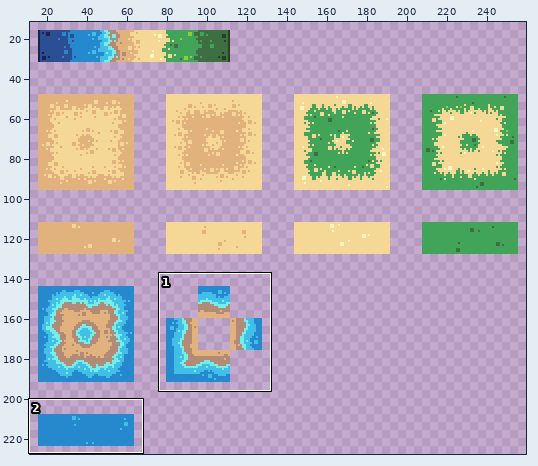
Two versions of one pixel-art file, Terrain_Basic.aseprite. Above: a wide view before the commit, with the close-up outlined.
Close-up. First the earlier version:
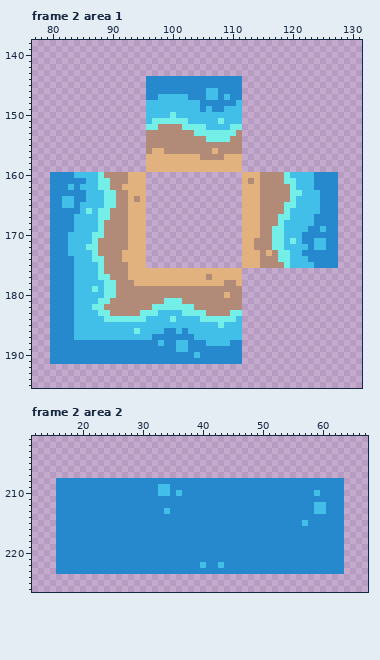
512x512 pixels, 8 frames. Shown: frame 2 area 1: x 77..131, y 138..195; frame 2 area 2: x 12..67, y 201..226. The wide view leaves out empty margins. The commit also changed other frames or places, which this record leaves out.
After:
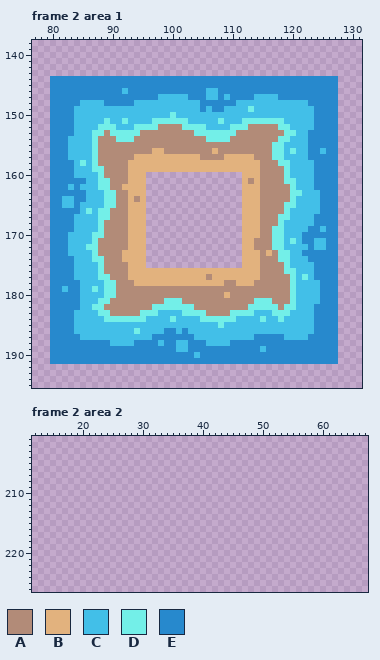
Palette (. is transparent): A #b28b78  B #e2b27e  C #42bfe8  D #73efe8  E #2789cd
The commit says: Water half done
The edit:
--- frame 2 area 1
@@ x 77..131 @@
 143 .......................................................
-144 ...................EEEEEEEEEEEEEEEE....................
-145 ...................EEEEEEEEEEEEEEEE....................
-146 ...................EEEEEEEEEECCEEEE....................
-147 ...................EECCCCCEEECCECEE....................
-148 ...................CCCCCCCCCEEEEEEC....................
-149 ...................CCCCCCCCCECEECCC....................
-150 ...................CCCCDCCCCCCCCCCC....................
-151 ...................CDDDDDDCCCCCDCCC....................
-152 ...................DDAAAADDDDCCCCDD....................
-153 ...................AAAAAAAADDDDDDDA....................
-154 ...................AAAAAAAAAADDDDAA....................
-155 ...................AAAAAAAAAAAAAAAA....................
-156 ...................ABBAAAAAAAABAAAA....................
-157 ...................BBBBBBBBBAAAABBB....................
-158 ...................BBBBBBBBBBBBBBBB....................
-159 ...................BBBBBBBBBBBBBBBB....................
+144 ...EEEEEEEEEEEEEEEEEEEEEEEEEEEEEEEEEEEEEEEEEEEEEEEE....
+145 ...EEEEEEEEEEEEEEEEEEEEEEEEEEEEEEEEEEEEEEEEEEEEEEEE....
+146 ...EEEEEEEEEEEECEEEEEEEEEEEEECCEEEEEEEEEEEEEEEEEEEE....
+147 ...EEEEEEEEEEEEEEEEEECCCCCEEECCECEEEECCCCEEEEEEEEEE....
+148 ...EEEEECCCCEEEEECCCCCCCCCCCEEEEEECCCCCCCCCCCCEEEEE....
+149 ...EEEECCCCCCCCCCCCCCCCCCCCCECEECCCCDCCCCCCCCCCEEEE....
+150 ...EEEECCCCCCCCCCCCCCCCDCCCCCCCCCCCCCCCCCCCCCCCEEEE....
+151 ...EEEECCCCCDCCDCCCCDDDDDDCCCCCDCCCDDDDDDDCCCCCEEEE....
+152 ...EEEECCCCDDDCCCDDDDAAAADDDDCCCCDDDAAAAADDCCCCEEEE....
+153 ...EEEECCCDDADDDDDAAAAAAAAADDDDDDDAAAAAAAADDCCEEEEE....
+154 ...EEECCCCDAAADDDAAAAAAAAAAAADDDDAAAAAAAADDCCCEEEEE....
+155 ...EEECCCCDAAAAAAAAAAAAAAAAAAAAAAAAAAAAADDCCCCEEEEE....
+156 ...EEECCCCDAAAAAAAAABBAAAAAAAABAAAAAAAAADDCDCCEECEE....
+157 ...EEECCCCDAAAAAABBBBBBBBBBBAAAABBBBBAAADDCCCCEEEEE....
+158 ...EEEECDCDAAAAABBBBBBBBBBBBBBBBBBBBBBAAADDCCCCEEEE....
+159 ...EEEECCCDDAAAABBBBBBBBBBBBBBBBBBBBBBAAAADCCCCEEEE....
 160 ...EEEECCCCDAAAABBB................BBBAAAADCCCCEEEE....
@@ x 77..131 @@
 175 ...EEEECCCCDAAAABBB................BBBAAAADCCCCEEEE....
-176 ...EEEECCCCDAAAABBBBBBBBBBBBBBBBBBB....................
-177 ...EEEECCCCDDAAABBBBBBBBBBBBBABBBBB....................
-178 ...EEEECCCCCDDAAABBBBBBBBBBBBBBBAAB....................
-179 ...EEEECCCDCDDAAAAAAAAAAAAAAAAAAAAA....................
-180 ...EEEECCCCCDDAAAAAAAAAAAAAAAAAABAA....................
-181 ...EEEECCCCDDAAAAAAAAADDDAAAAAAAAAA....................
-182 ...EEEECCCDDAAAAAAAADDDDDDDAAAAAAAA....................
-183 ...EEEECCCCDDAAAAADDDCCCCDDDDAAAADD....................
-184 ...EEEECCCCCDDDDDDDCCCCDCCCCDDDDDDC....................
-185 ...EEEECCCCCCCCCCCCCCCCCCCCCCCCDCCC....................
-186 ...EEEECCCCCCCCCCDCCCCEECECCCCCCCCC....................
-187 ...EEEECCCCCCCCCCCCCEEEEEEECCCCCCCC....................
-188 ...EEEEEEEEEEEEEEEEEECEECCEEECCCCEE....................
-189 ...EEEEEEEEEEEEEEEEEEEEECCEEEEEEEEE....................
-190 ...EEEEEEEEEEEEEEEEEEEEEEEECEEEEEEE....................
-191 ...EEEEEEEEEEEEEEEEEEEEEEEEEEEEEEEE....................
+176 ...EEEECCCCDAAAABBBBBBBBBBBBBBBBBBBBBBAAAADDCCCEEEE....
+177 ...EEEECCCCDDAAABBBBBBBBBBBBBABBBBBBBBAAAAADCDCEEEE....
+178 ...EEEEECCCCDDAAABBBBBBBBBBBBBBBAABBBAAAAAADCCCCEEE....
+179 ...EECEECCDCDDAAAAAAAAAAAAAAAAAAAAAAAAAAAAADCCCCEEE....
+180 ...EEEEECCCCDDAAAAAAAAAAAAAAAAAABAAAAAAAAAADCCCCEEE....
+181 ...EEEEECCCDDAAAAAAAAADDDAAAAAAAAAAAADDDAAADCCCCEEE....
+182 ...EEEEECCDDAAAAAAAADDDDDDDAAAAAAAAADDDDDADDCCCEEEE....
+183 ...EEEECCCCDDAAAAADDDCCCCDDDDAAAADDDDCCCDDDCCCCEEEE....
+184 ...EEEECCCCCDDDDDDDCCCCDCCCCDDDDDDCCCCDCCDCCCCCEEEE....
+185 ...EEEECCCCCCCCCCCCCCCCCCCCCCCCDCCCCCCCCCCCCCCCEEEE....
+186 ...EEEECCCCCCCCCCDCCCCEECECCCCCCCCCCCCCCCCCCCCCEEEE....
+187 ...EEEEECCCCCCCCCCCCEEEEEEECCCCCCCCCCEEEEECCCCEEEEE....
+188 ...EEEEEEEEEECCCCEEEECEECCEEECCCCEEEEEEEEEEEEEEEEEE....
+189 ...EEEEEEEEEEEEEEEEEEEEECCEEEEEEEEEEEECEEEEEEEEEEEE....
+190 ...EEEEEEEEEEEEEEEEEEEEEEEECEEEEEEEEEEEEEEEEEEEEEEE....
+191 ...EEEEEEEEEEEEEEEEEEEEEEEEEEEEEEEEEEEEEEEEEEEEEEEE....
 192 .......................................................
--- frame 2 area 2
@@ x 12..67 @@
 207 ........................................................
-208 ....EEEEEEEEEEEEEEEEEEEEEEEEEEEEEEEEEEEEEEEEEEEEEEEE....
-209 ....EEEEEEEEEEEEEEEEECCEEEEEEEEEEEEEEEEEEEEEEEEEEEEE....
-210 ....EEEEEEEEEEEEEEEEECCECEEEEEEEEEEEEEEEEEEEEEECEEEE....
-211 ....EEEEEEEEEEEEEEEEEEEEEEEEEEEEEEEEEEEEEEEEEEEEEEEE....
-212 ....EEEEEEEEEEEEEEEEEEEEEEEEEEEEEEEEEEEEEEEEEEECCEEE....
-213 ....EEEEEEEEEEEEEEEEEECEEEEEEEEEEEEEEEEEEEEEEEECCEEE....
-214 ....EEEEEEEEEEEEEEEEEEEEEEEEEEEEEEEEEEEEEEEEEEEEEEEE....
-215 ....EEEEEEEEEEEEEEEEEEEEEEEEEEEEEEEEEEEEEEEEECEEEEEE....
-216 ....EEEEEEEEEEEEEEEEEEEEEEEEEEEEEEEEEEEEEEEEEEEEEEEE....
-217 ....EEEEEEEEEEEEEEEEEEEEEEEEEEEEEEEEEEEEEEEEEEEEEEEE....
-218 ....EEEEEEEEEEEEEEEEEEEEEEEEEEEEEEEEEEEEEEEEEEEEEEEE....
-219 ....EEEEEEEEEEEEEEEEEEEEEEEEEEEEEEEEEEEEEEEEEEEEEEEE....
-220 ....EEEEEEEEEEEEEEEEEEEEEEEEEEEEEEEEEEEEEEEEEEEEEEEE....
-221 ....EEEEEEEEEEEEEEEEEEEEEEEEEEEEEEEEEEEEEEEEEEEEEEEE....
-222 ....EEEEEEEEEEEEEEEEEEEEEEEECEECEEEEEEEEEEEEEEEEEEEE....
-223 ....EEEEEEEEEEEEEEEEEEEEEEEEEEEEEEEEEEEEEEEEEEEEEEEE....
+208 ........................................................
+209 ........................................................
+210 ........................................................
+211 ........................................................
+212 ........................................................
+213 ........................................................
+214 ........................................................
+215 ........................................................
+216 ........................................................
+217 ........................................................
+218 ........................................................
+219 ........................................................
+220 ........................................................
+221 ........................................................
+222 ........................................................
+223 ........................................................
 224 ........................................................
